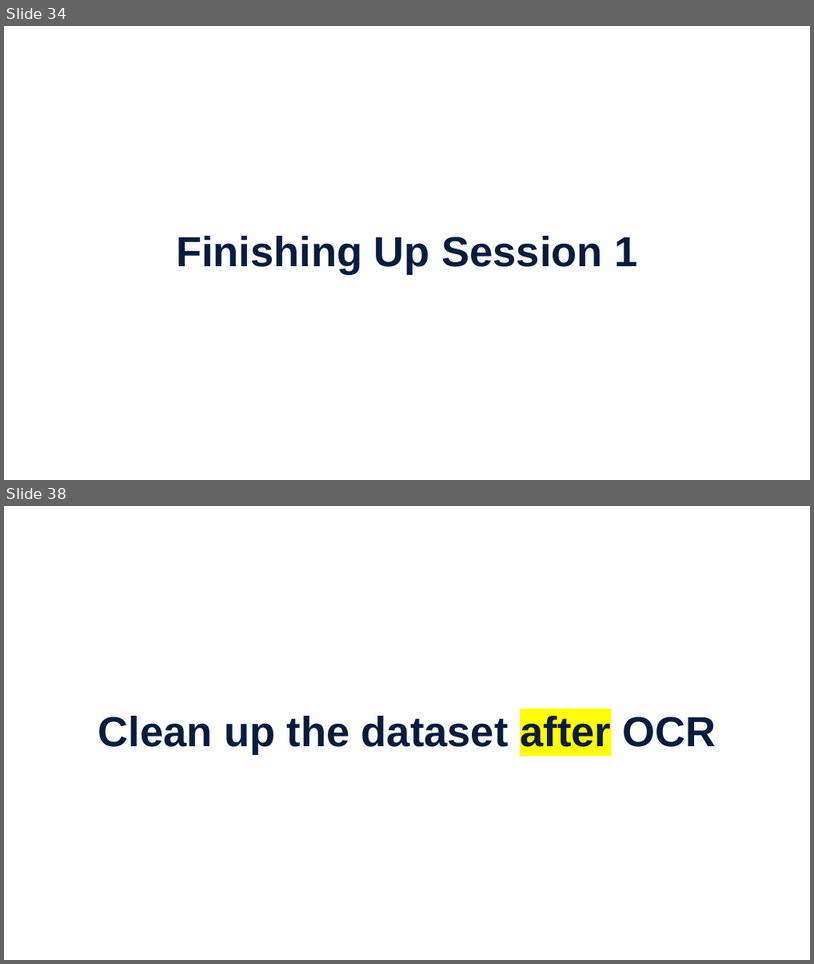
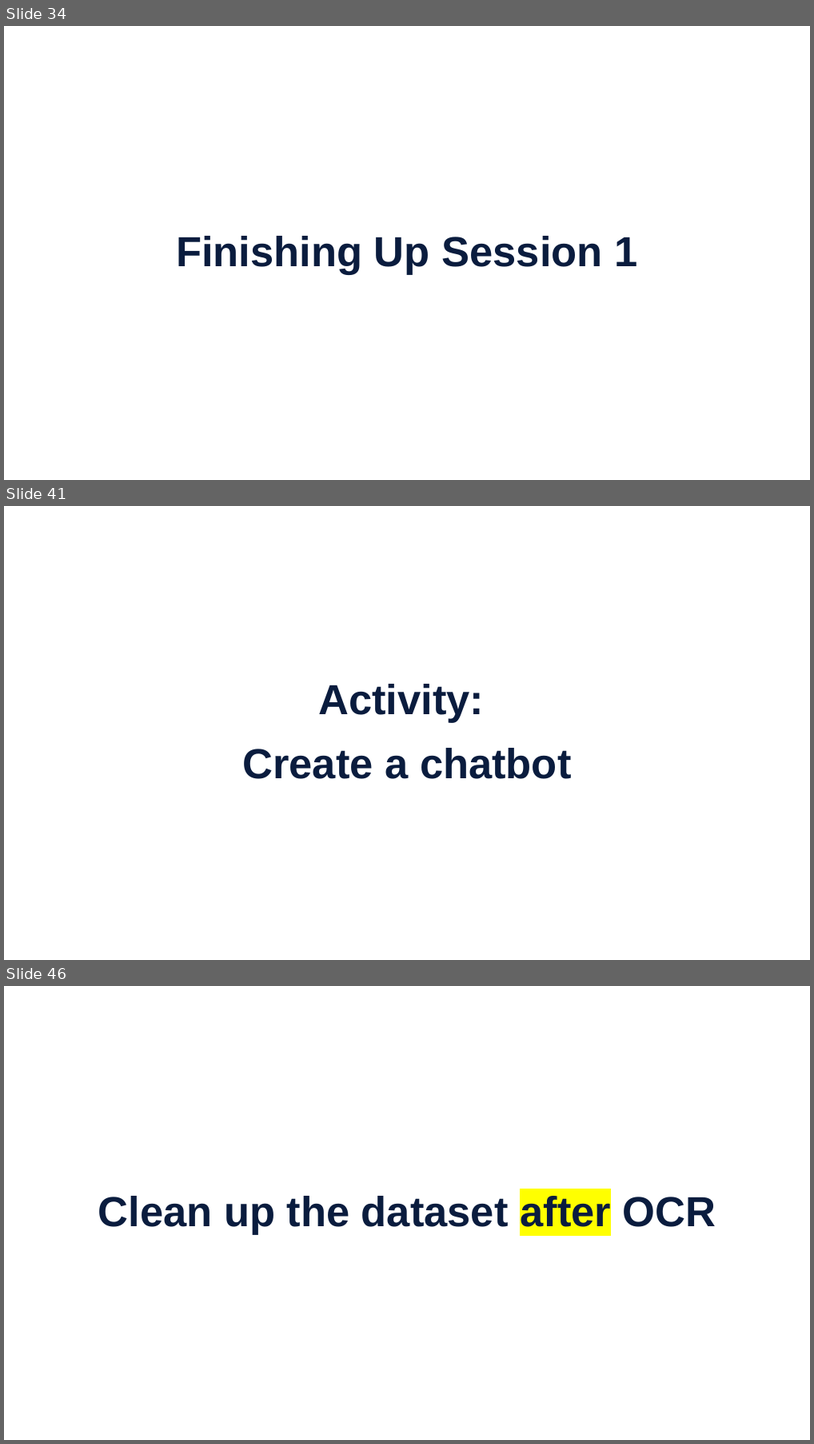
Before and after one commit to EFI-training/OCR-From-Images-To-Text, a slide deck: OCR-2026.pptx. Shown one above the other, each under a label of ours: slides 34 and 38 before the commit, slides 34, 41 and 46 after it; the slides between them are not shown. The pictures are 814x964 and 814x1444 pixels, drawn with LibreOffice and Linux fonts; fonts in the diff are those of the drawing; background and template pictures are left out. Boxes give left, top, right and bottom in pixels: in the first picture for what was removed or moved away, otherwise in the second. Text is boxed around its words. In the diff, an @@ line names an element or a change of style, - is before the commit and + after.

```diff
--- a/OCR-2026.pptx
+++ b/OCR-2026.pptx
@@ slide 41 added at (4, 506, 810, 960), background #FFFFFF @@
@@ text added at (242, 684, 571, 779), 100 pt, text #0A1C3E, bold @@
+Activity:
+Create a chatbot
@@ what was slide 38 is now slide 46 @@
```
Also in this commit, not shown: 2 slides changed, 8 other slides added, 1 slide removed, 4 other files.
